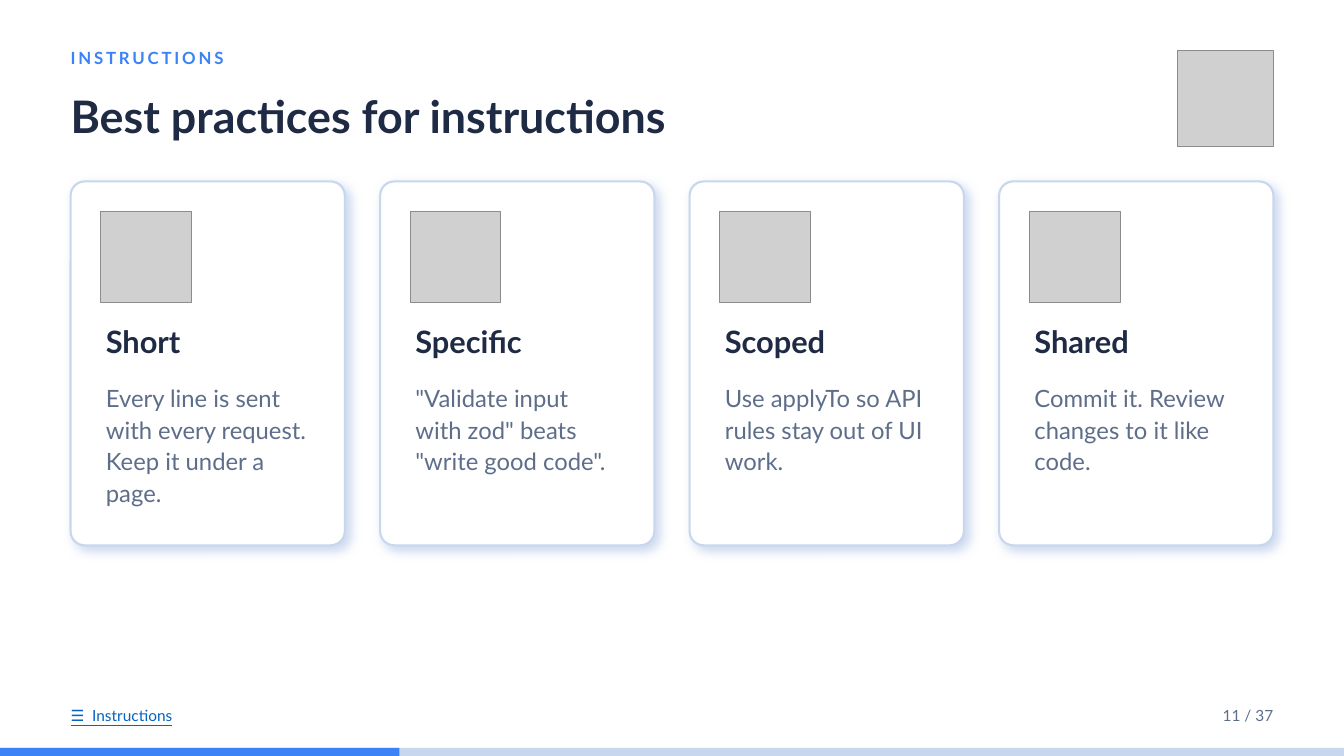
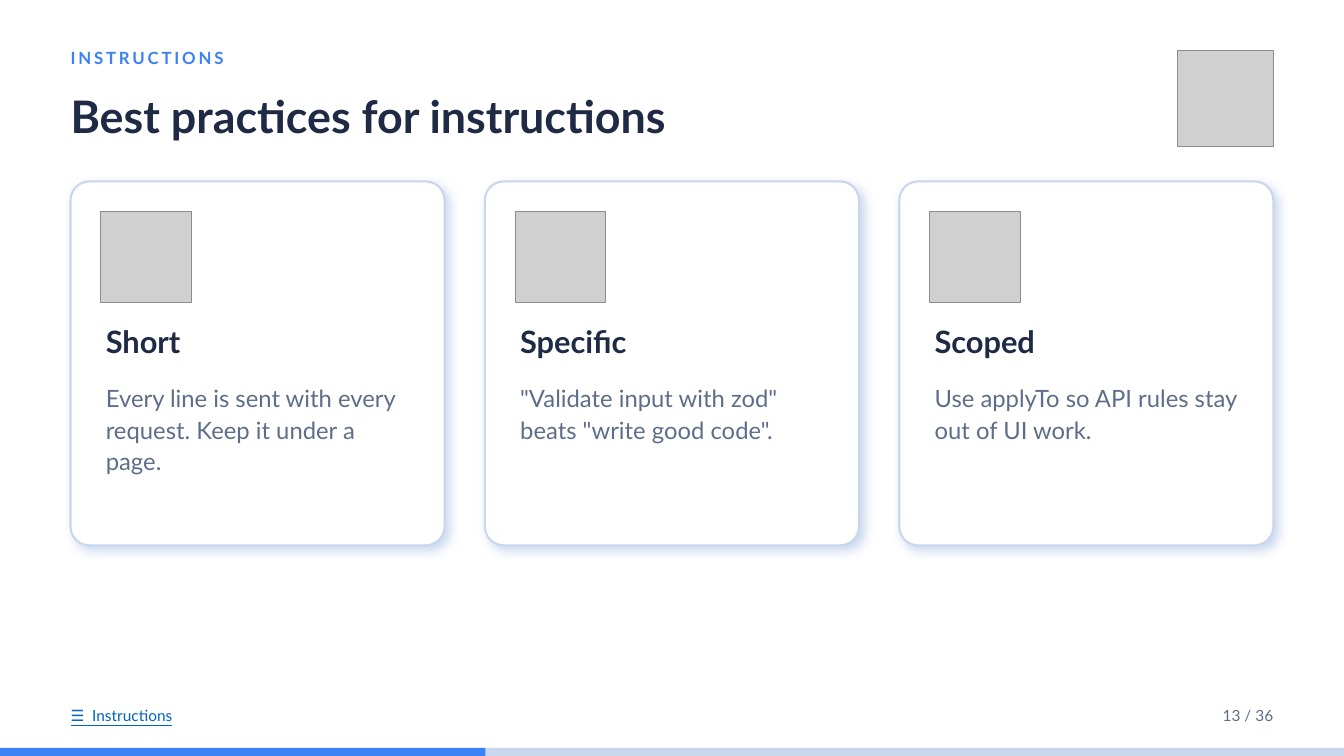
Before and after one commit to idoudist/ai-toolbox-presentation, a slide deck: slide 13 of hello-skills.pptx. Drawn at 1344x756 pixels with LibreOffice and Linux fonts; fonts in the diff are those of the drawing; grey boxes stand for pictures. Boxes give left, top, right and bottom in pixels: in the first picture for what was removed or moved away, otherwise in the second. Text is boxed around its words. In the diff, an @@ line names an element or a change of style, - is before the commit and + after.

```diff
--- a/hello-skills.pptx
+++ b/hello-skills.pptx
@@ rounded rectangle: place and size @@
-rounded rectangle at [71,181,345,545]
+rounded rectangle at [71,181,445,545]
@@ rounded rectangle: place and size @@
-rounded rectangle at [380,181,654,545]
+rounded rectangle at [485,181,859,545]
@@ rounded rectangle: place and size @@
-rounded rectangle at [690,181,964,545]
+rounded rectangle at [899,181,1273,545]
@@ rounded rectangle removed at [999,181,1273,545] @@
@@ picture: place and size @@
-picture at [410,212,501,302]
+picture at [515,212,606,302]
@@ picture: place and size @@
-picture at [720,212,811,302]
+picture at [930,212,1020,302]
@@ picture removed at [1029,212,1120,302] @@
@@ text "Specific": place and size @@
-text "Specific" at [415,330,521,358]
+text "Specific" at [520,330,626,358]
@@ text "Scoped": place and size @@
-text "Scoped" at [725,330,825,358]
+text "Scoped" at [935,330,1035,358]
@@ text removed at [1034,330,1128,354] @@
-Shared
@@ text "Every line is sent with ..." rewrapped from [106,389,306,507] to [106,389,396,475] @@
@@ text ""Validate input with zod" beats ..." rewrapped from [415,389,605,475] to [520,389,777,444] @@
@@ text "Use applyTo so API rules ..." rewrapped from [725,389,922,470] to [935,389,1238,439] @@
@@ text removed at [1034,389,1225,470] @@
-Commit it. Review changes to it like code.
@@ text at [1223,710,1273,721]: text changed @@
-11 / 37
+13 / 36
@@ rectangle: place and size @@
-rectangle at [0,748,399,756]
+rectangle at [0,748,485,756]
```
Also in this commit, not shown: 32 other slides changed, 1 slide removed, 1 other file.
